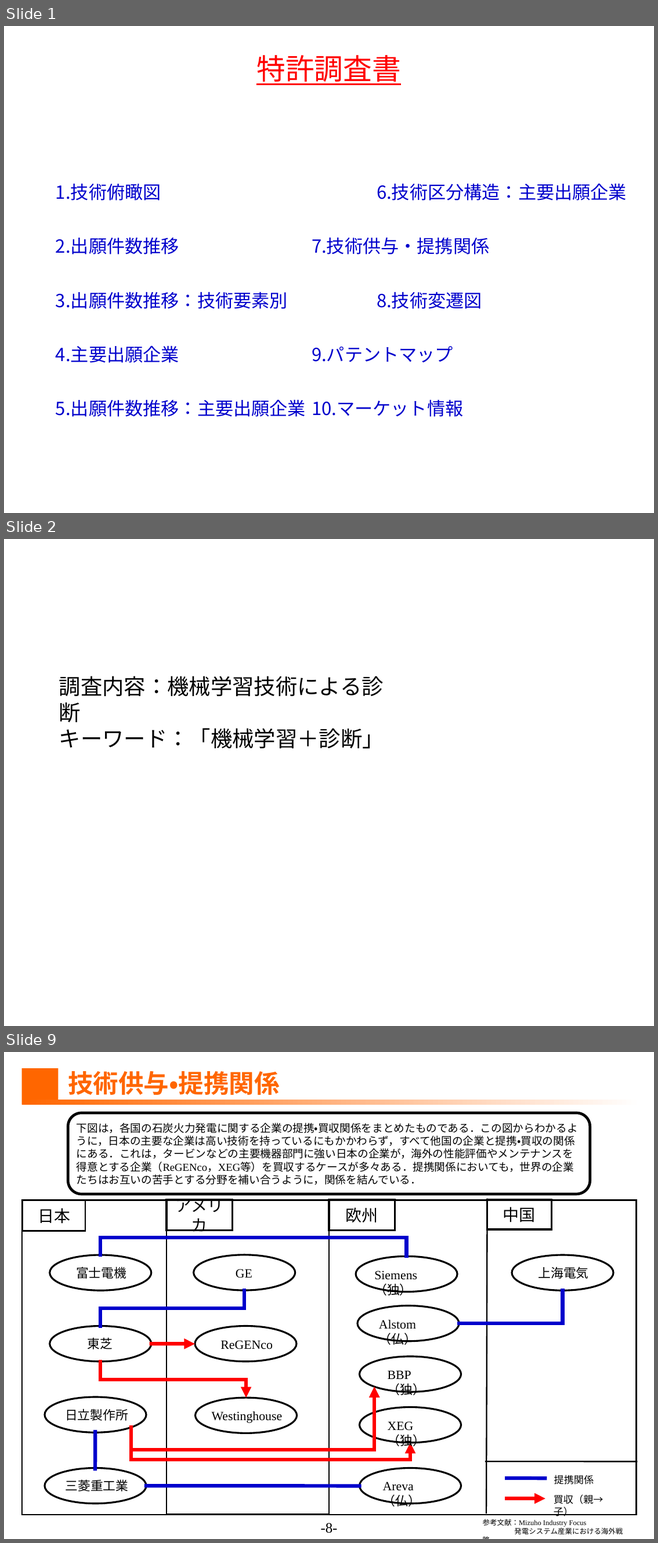
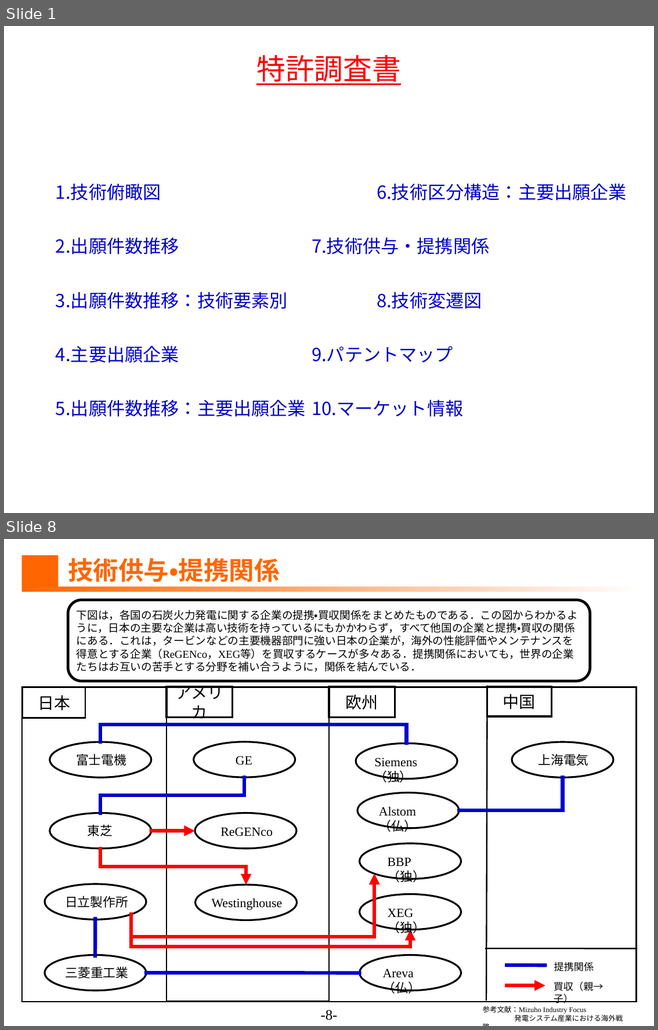
Before and after one commit to ShuDiamonds/JapanesePatentAnalysis, a slide deck: submissions2/1.調査分析.pptx. Shown one above the other, each under a label of ours: slides 1, 2 and 9 before the commit, slides 1 and 8 after it; the slides between them are not shown. The pictures are 658x1543 and 658x1030 pixels, drawn with LibreOffice and Linux fonts; fonts in the diff are those of the drawing. Boxes give left, top, right and bottom in pixels: in the first picture for what was removed or moved away, otherwise in the second. Text is boxed around its words. In the diff, an @@ line names an element or a change of style, - is before the commit and + after.

```diff
--- a/submissions2/1.調査分析.pptx
+++ b/submissions2/1.調査分析.pptx
@@ slide 2 removed at (4, 539, 654, 1026), background #FFFFFF @@
@@ text removed at (59, 676, 384, 749) @@
-調査内容：機械学習技術による診断
-キーワード：「機械学習＋診断」
@@ what was slide 9 is now slide 8 @@
```
Also in this commit, not shown: 9 slides changed.
